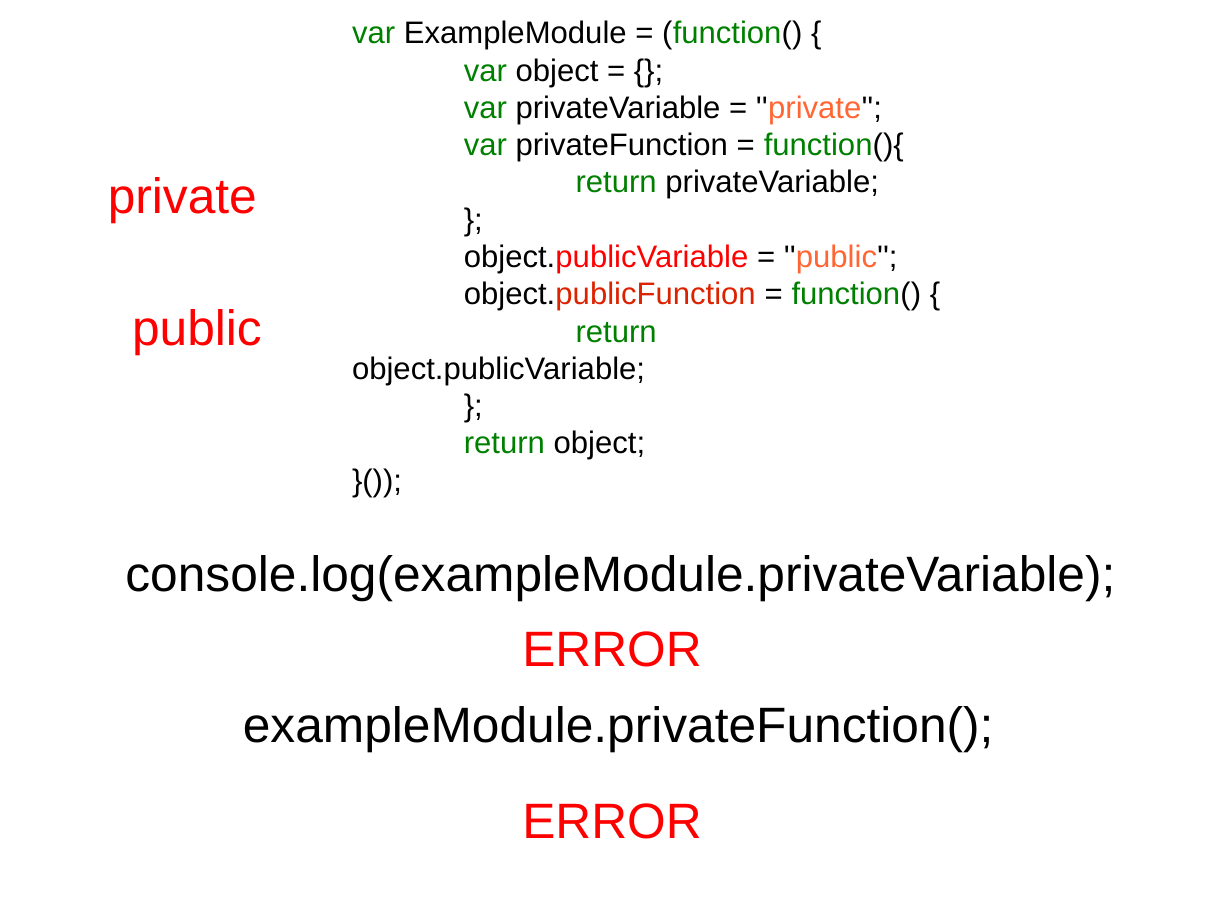
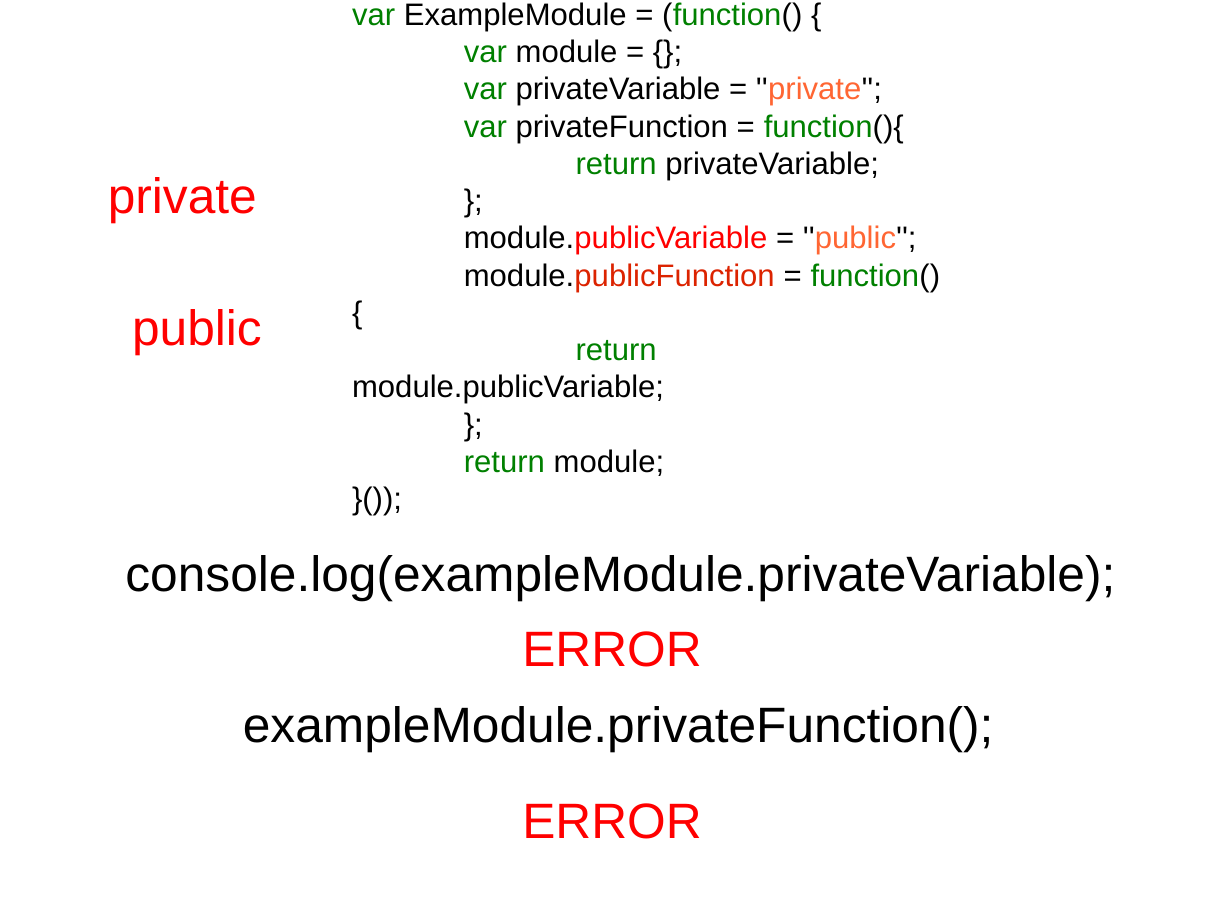
Before and after one commit to sattler/javascript-seminar-2015, a slide deck: slide 13 of presentation/Presentation.odp (slide 9 before the commit). Drawn at 1232x924 pixels with LibreOffice and Linux fonts; fonts in the diff are those of the drawing; background and template pictures are left out. Boxes give left, top, right and bottom in pixels: in the first picture for what was removed or moved away, otherwise in the second. Text is boxed around its words. In the diff, an @@ line names an element or a change of style, - is before the commit and + after.

```diff
--- a/presentation/Presentation.odp
+++ b/presentation/Presentation.odp
@@ text at [464, 39, 618, 63]: text changed @@
-var object = {};
+var module = {};
@@ text at [352, 225, 941, 404]: text changed @@
-object.publicVariable = ''public'';
-object.publicFunction = function() {
-return object.publicVariable;
+module.publicVariable = ''public'';
+module.publicFunction = function() {
+return module.publicVariable;
@@ text at [464, 449, 665, 476]: text changed @@
-return object;
+return module;
```
Also in this commit, not shown: 11 other slides changed, 1 slide added, 1 slide removed.
